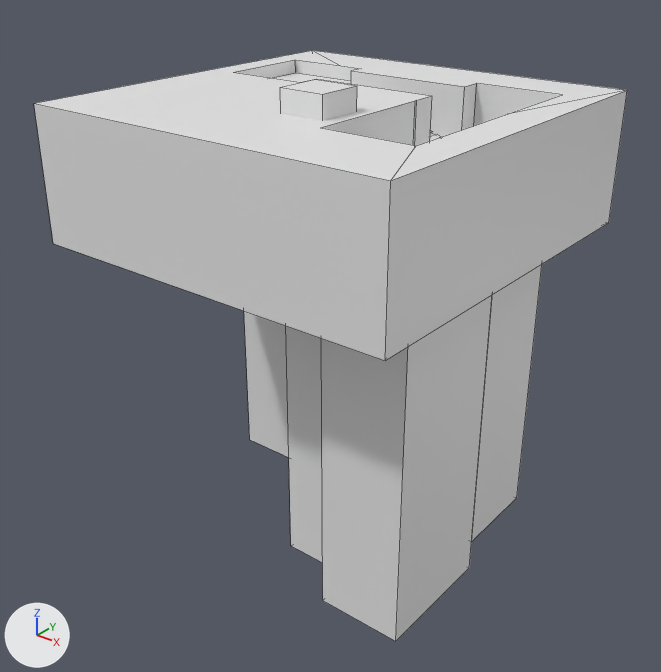
What one commit did to the Blender file When Birds Attack/Assets/Meshes/level2.blend.
The view is the same before and after, from a camera (50 mm lens) standing at (21.2, -26.1, 11.1) and looking at (-2.0, 2.8, -6.8). The lights are fixed; the arrows at lower left show +X, +Y and +Z. Mesh edges are drawn as thin lines.
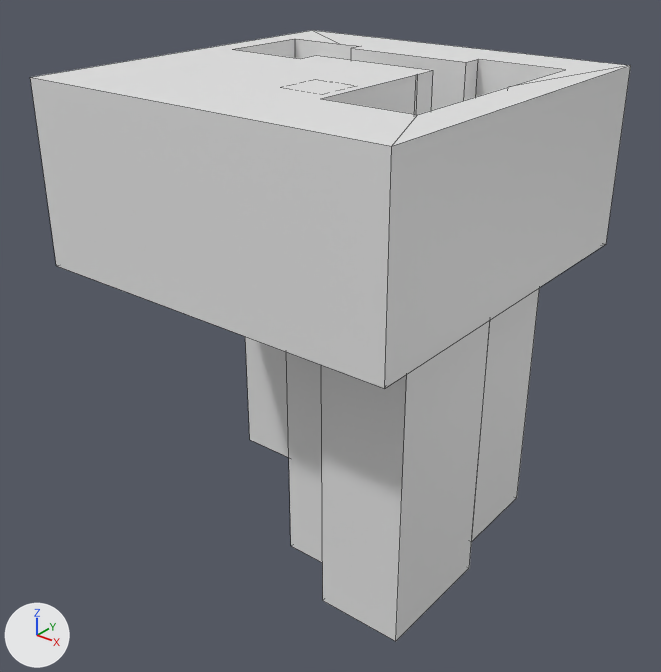
Changed parts and their boxes [x1, y1, x2, y2] in the pictures (661 x 672 px):
'Cube.005', rescaled (15% taller): before [34, 50, 627, 361]; after [30, 30, 631, 389]

Diff of the bpy script that builds the scene:
```diff
--- a/When Birds Attack/Assets/Meshes/level2.blend.py
+++ b/When Birds Attack/Assets/Meshes/level2.blend.py
@@ ob_cube_005 @@
 ob_cube_005.location = (-1.79, 3.17, 0.82)
-ob_cube_005.scale = (8.44, 8.44, 2.87)
+ob_cube_005.scale = (8.44, 8.44, 3.86)
```
